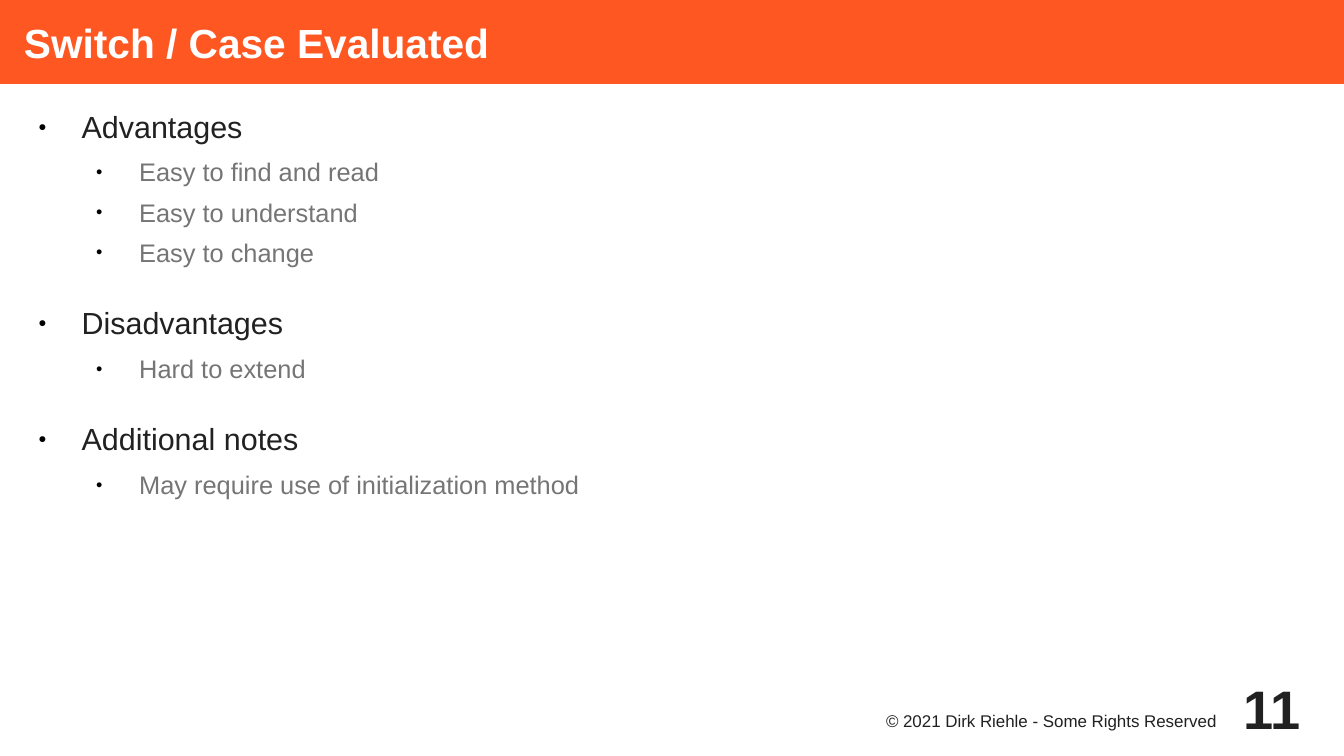
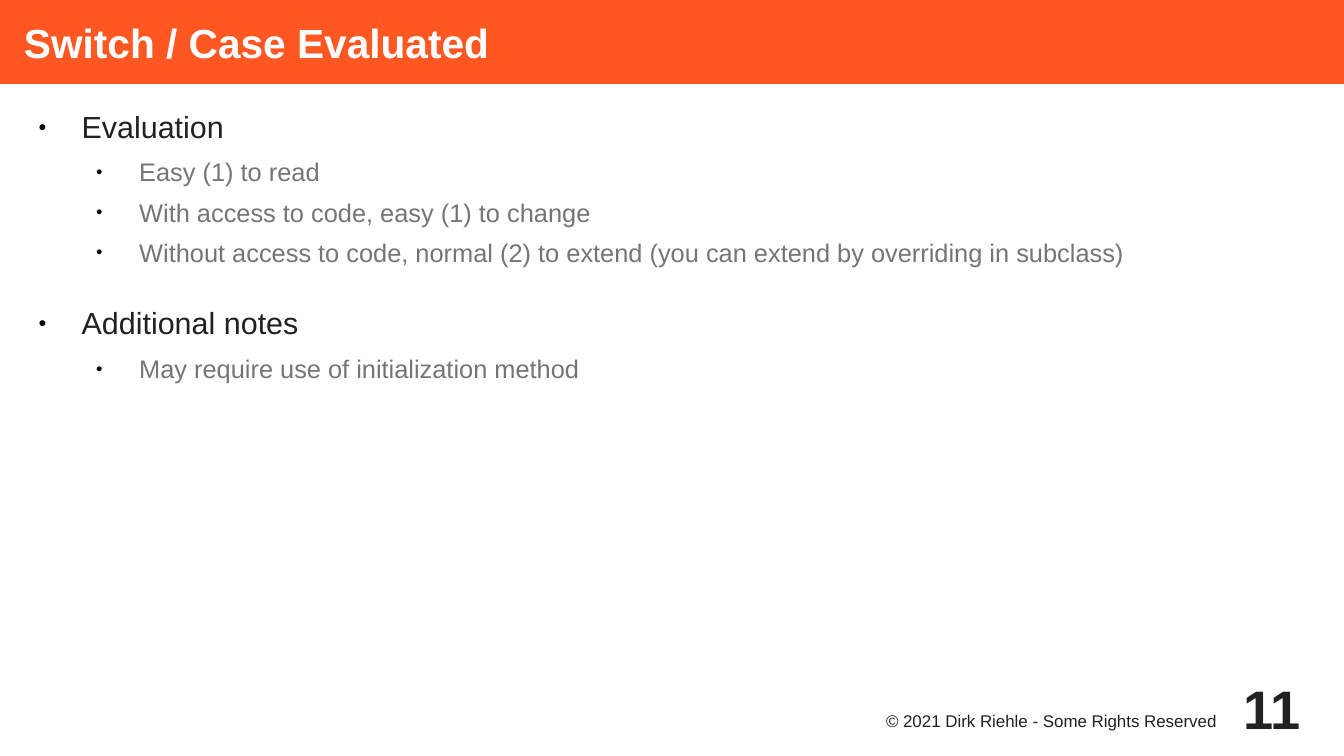
Before and after one commit to dirkriehle/adap-course, a slide deck: slide 11 of Lecture Slides/ADAP C09 - Object Creation.odp. Drawn at 1344x756 pixels with LibreOffice and Linux fonts; fonts in the diff are those of the drawing. Boxes give left, top, right and bottom in pixels: in the first picture for what was removed or moved away, otherwise in the second. Text is boxed around its words. In the diff, an @@ line names an element or a change of style, - is before the commit and + after.

```diff
--- a/Lecture Slides/ADAP C09 - Object Creation.odp
+++ b/Lecture Slides/ADAP C09 - Object Creation.odp
@@ text at [82, 116, 1123, 267]: text changed @@
-● Advantages
-  ● Easy to find and read
-  ● Easy to understand
-  ● Easy to change
-● Disadvantages
-  ● Hard to extend
+● Evaluation
+  ● Easy (1) to read
+  ● With access to code, easy (1) to change
+  ● Without access to code, normal (2) to extend (you can extend by overriding in subclass)
```
Also in this commit, not shown: 6 other slides changed, 19 other files.
